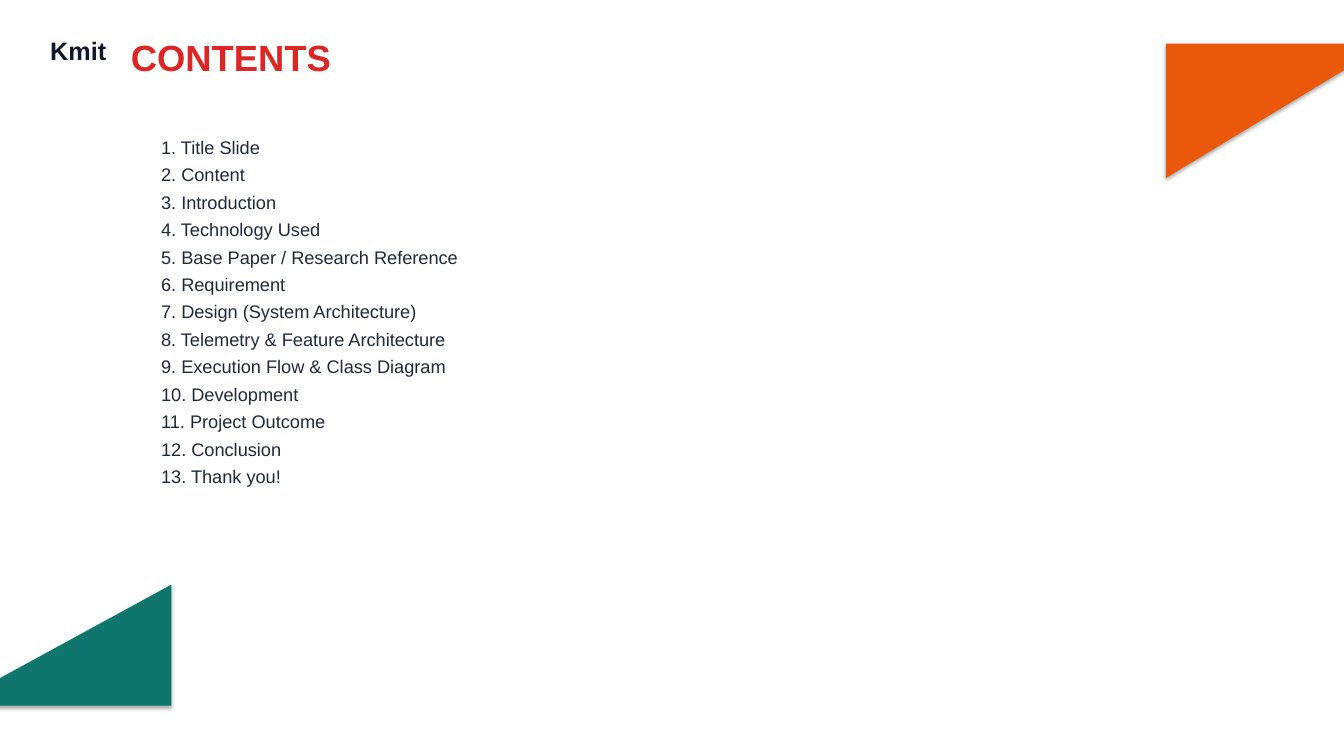
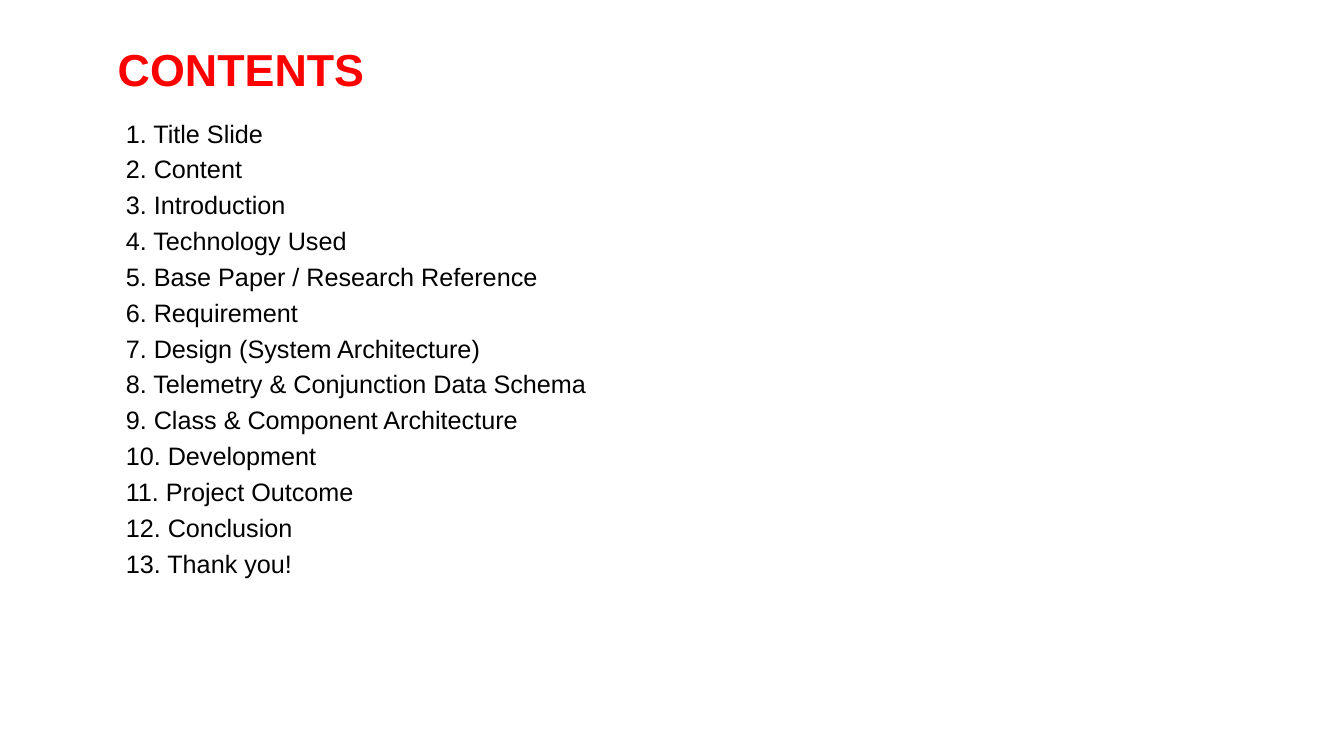
Before and after one commit to akshaybharadwaj45/prahari, a slide deck: slide 2 of docs/Prahari_Presentation.pptx. Drawn at 1344x756 pixels with LibreOffice and Linux fonts; fonts in the diff are those of the drawing; background and template pictures are left out. Boxes give left, top, right and bottom in pixels: in the first picture for what was removed or moved away, otherwise in the second. Text is boxed around its words. In the diff, an @@ line names an element or a change of style, - is before the commit and + after.

Commit message:
feat(presentation): add institutional 13-slide presentation deck with native template assets and system diagrams

```diff
--- a/docs/Prahari_Presentation.pptx
+++ b/docs/Prahari_Presentation.pptx
@@ text removed at bbox=[50, 41, 106, 61] @@
-Kmit
@@ text "CONTENTS": place and size @@
-text "CONTENTS" at bbox=[131, 45, 331, 72]
+text "CONTENTS" at bbox=[118, 54, 364, 87]
@@ text "CONTENTS" at bbox=[118, 54, 364, 87]: size 26 to 32 pt, text colour #DC2626 to #FF0000 @@
@@ right triangle removed at bbox=[1166, 44, 1344, 178] @@
@@ text "1. Title Slide": place and size @@
-text "1. Title Slide" at bbox=[161, 140, 458, 487]
+text "1. Title Slide" at bbox=[126, 124, 586, 578]
@@ text at bbox=[126, 124, 537, 578]: size 13 to 18 pt, text colour #1E293B to #000000 in "1. Title Slide", "2. Content", "3. Introduction", "4. Technology Used" and 7 more places; less space between paragraphs @@
@@ text at bbox=[126, 374, 586, 435]: text changed; size 13 to 18 pt; text colour #1E293B to #000000 @@
-8. Telemetry & Feature Architecture
-9. Execution Flow & Class Diagram
+8. Telemetry & Conjunction Data Schema
+9. Class & Component Architecture
@@ right triangle removed at bbox=[0, 585, 171, 706] @@
```
Also in this commit, not shown: 7 other slides changed, 5 slides added, 5 slides removed, 37 other files.
